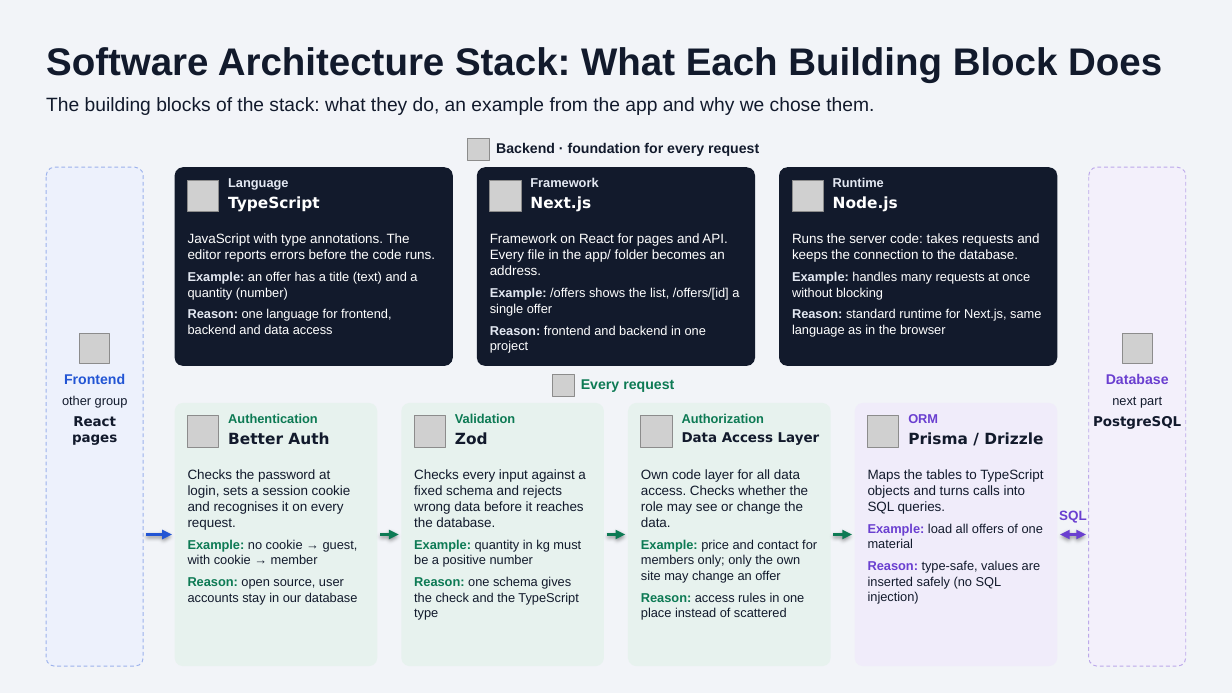
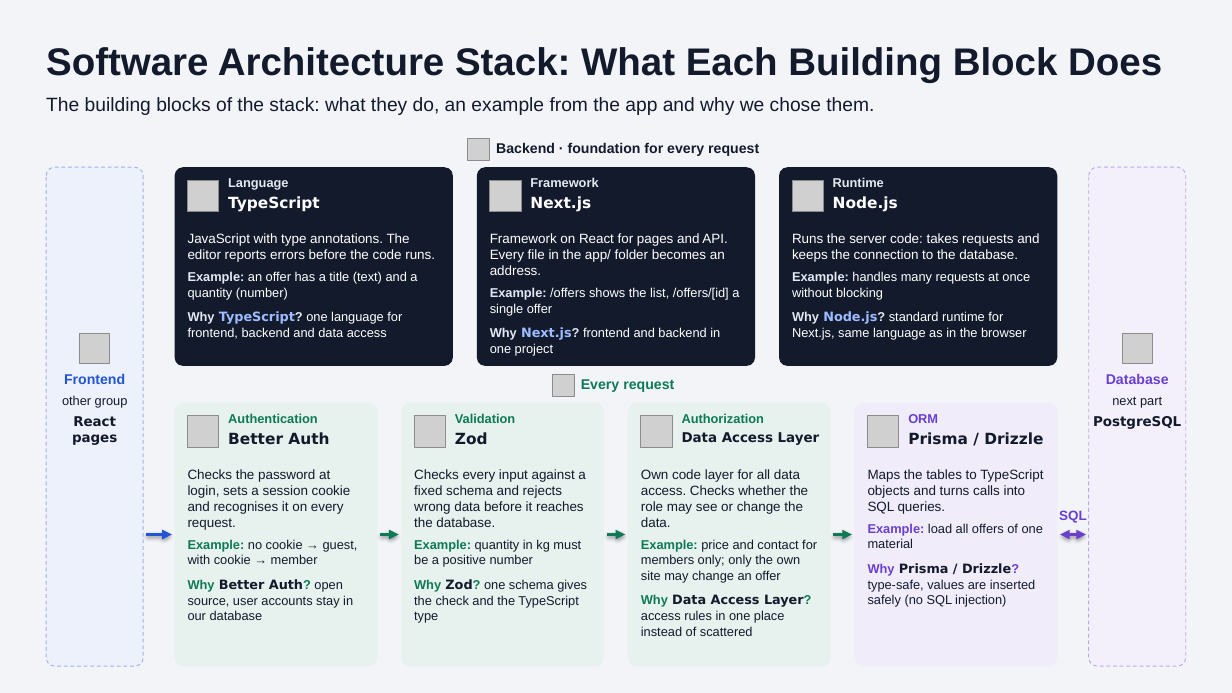
Before and after one commit to lu4k87/__project_applied_research, a slide deck: slide 2 of Praesentation/folien/App-Architecture-EN.pptx. Drawn at 1232x693 pixels with LibreOffice and Linux fonts; fonts in the diff are those of the drawing; grey boxes stand for pictures. Boxes give left, top, right and bottom in pixels: in the first picture for what was removed or moved away, otherwise in the second. Text is boxed around its words. In the diff, an @@ line names an element or a change of style, - is before the commit and + after.

```diff
--- a/Praesentation/folien/App-Architecture-EN.pptx
+++ b/Praesentation/folien/App-Architecture-EN.pptx
@@ text at [188, 311, 402, 339]: text changed @@
-Reason: one language for frontend, backend and data access
+Why TypeScript? one language for frontend, backend and data access
@@ text at [490, 327, 720, 356]: text changed @@
-Reason: frontend and backend in one project
+Why Next.js? frontend and backend in one project
@@ text at [792, 311, 1027, 340]: text changed @@
-Reason: standard runtime for Next.js, same language as in the browser
+Why Node.js? standard runtime for Next.js, same language as in the browser
@@ text at [868, 563, 1036, 607]: text changed @@
-Reason: type-safe, values are inserted safely (no SQL injection)
+Why Prisma / Drizzle? type-safe, values are inserted safely (no SQL injection)
@@ text at [188, 579, 353, 620]: text changed @@
-Reason: open source, user accounts stay in our database
+Why Better Auth? open source, user accounts stay in our database
@@ text at [414, 579, 587, 623]: text changed @@
-Reason: one schema gives the check and the TypeScript type
+Why Zod? one schema gives the check and the TypeScript type
@@ text at [641, 594, 811, 636]: text changed @@
-Reason: access rules in one place instead of scattered
+Why Data Access Layer? access rules in one place instead of scattered
```
Also in this commit, not shown: 4 other files.
